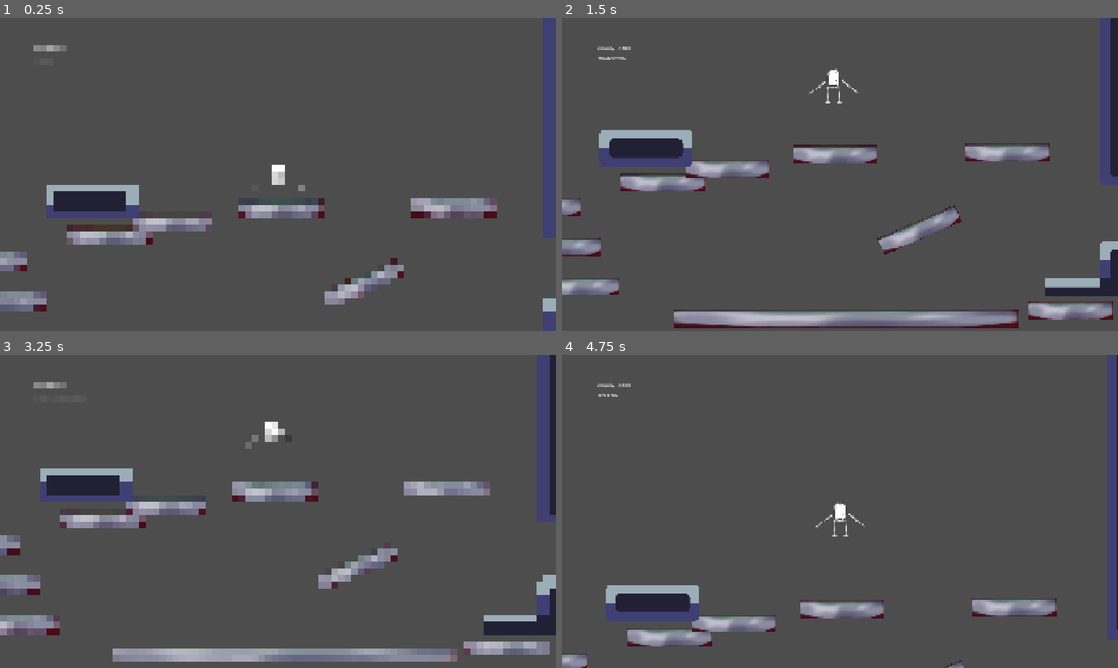
Above: before the commit, frames 1-4 (two rows, left to right).
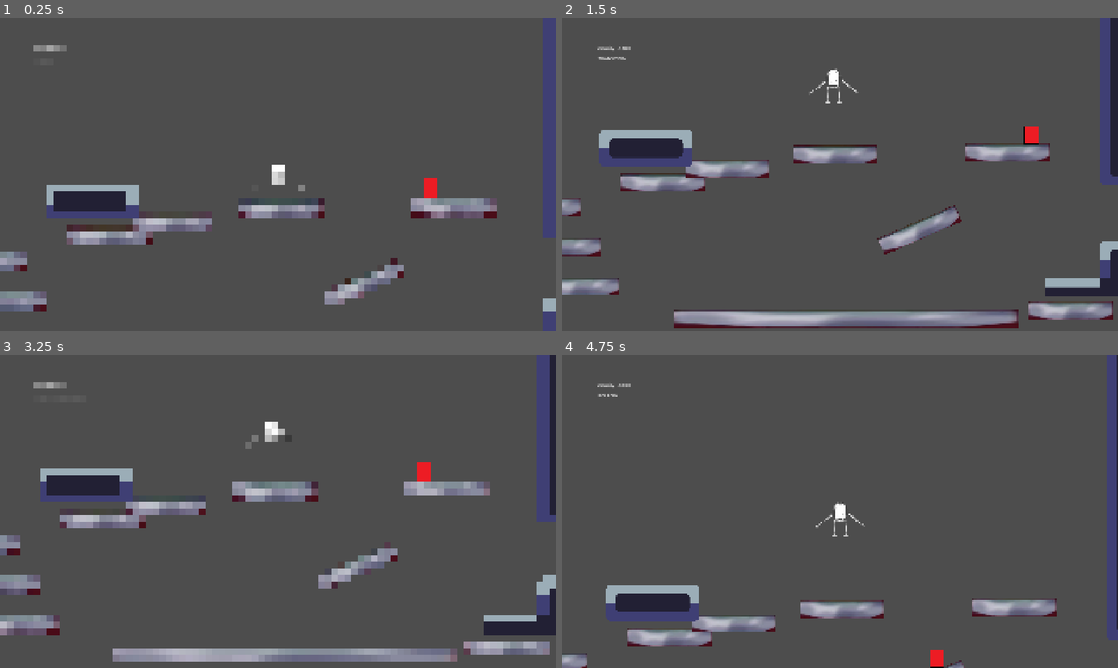
Above: after the commit, the same moments.

Repository: tlghealthy/godot_warmup_jam
Game: Godot game, scene res://scenes/Main.tscn
Same seed, same stepped clock (60 frames per second), same inputs: the game is played once before the commit and once after it.
Inputs:
- Up to frame 1 (0.25 s): no input
- Up to frame 2 (1.5 s): hold E (DebugActionRight) from 0.53 s (still down); tap P (CameraCycle) at 0.6 s; tap Space (PlayerJump) at 0.77 s; tap ` (SwitchWindow) at 1.35 s
- Up to frame 3 (3.25 s): tap Space (PlayerJump) at 1.52, 3.02 s; release E (DebugActionRight) at 2.03 s; hold Q (DebugActionLeft) 2.03-2.78 s; tap P (CameraCycle) at 2.1 s; hold E (DebugActionRight) from 2.78 s (still down); tap ` (SwitchWindow) at 2.85 s
- Up to frame 4 (4.75 s): tap P (CameraCycle) at 3.6 s; tap Space (PlayerJump) at 3.77, 4.52 s; release E (DebugActionRight) at 4.28 s; hold Q (DebugActionLeft) from 4.28 s (still down); tap ` (SwitchWindow) at 4.35 s

The runs differ from the first frame. In frame 1, 0.2% of the frame differs, in the area x 76-79%, y 51-58%; in frame 2, 0.2%, in the area x 83-86%, y 34-41%; in frame 3, 0.2%; in frame 4, 0.1%.
Error before the commit: Parse Error: Cannot infer the type of "to_player" variable because the value doesn't have a set type. (res://scenes/enemy_basic.gd:43)

Commit message:
More fixes

Diff:
--- a/PuerMech/scenes/EnemyBasic.tscn
+++ b/PuerMech/scenes/EnemyBasic.tscn
@@ -1,8 +1,9 @@
-[gd_scene load_steps=7 format=3]
+[gd_scene load_steps=7 format=3 uid="uid://bikslbogvuoua"]
 
-[ext_resource type="Script" path="res://scenes/enemy_basic.gd" id="1"]
-[ext_resource type="Script" path="res://scripts/health.gd" id="2"]
-[ext_resource type="Script" path="res://scripts/health_bar.gd" id="3"]
+[ext_resource type="Script" uid="uid://csosf0fqm81y2" path="res://scenes/enemy_basic.gd" id="1"]
+[ext_resource type="Script" uid="uid://bd7rtuknbkhdf" path="res://scripts/health.gd" id="2"]
+[ext_resource type="Script" uid="uid://putfjdg6lymq" path="res://scripts/health_bar.gd" id="3"]
+[ext_resource type="Texture2D" uid="uid://dsu6qxb740yvo" path="res://art/enemy.png" id="3_5ya5a"]
 [ext_resource type="PackedScene" path="res://scenes/Projectile.tscn" id="4"]
 
 [sub_resource type="RectangleShape2D" id="RectangleShape2D_ebase"]
@@ -15,10 +16,17 @@
 [node name="CollisionShape2D" type="CollisionShape2D" parent="."]
 shape = SubResource("RectangleShape2D_ebase")
 
+[node name="Sprite2D" type="Sprite2D" parent="CollisionShape2D"]
+position = Vector2(-0.500001, 0.999996)
+scale = Vector2(0.108407, 0.158025)
+texture = ExtResource("3_5ya5a")
+
 [node name="Health" type="Node" parent="."]
 script = ExtResource("2")
 
 [node name="HealthBar" type="Control" parent="."]
+layout_mode = 3
+anchors_preset = 0
 script = ExtResource("3")
 health_path = NodePath("../Health")
 
--- a/PuerMech/scenes/enemy_basic.gd
+++ b/PuerMech/scenes/enemy_basic.gd
@@ -11,7 +11,7 @@
 var patrol_dir: int = 1
 var shoot_timer: float = 0.0
 
-@onready var health = $Health
+@onready var health: Node = $Health
 @onready var muzzle_left: Node2D = $MuzzleLeft
 @onready var muzzle_right: Node2D = $MuzzleRight
 
@@ -36,22 +36,23 @@
 func _shoot() -> void:
 	if projectile_scene == null:
 		return
-	var target_dir := Vector2.RIGHT * patrol_dir
+	var target_dir: Vector2 = Vector2.RIGHT * patrol_dir
 	if face_player:
-		var player := get_tree().get_first_node_in_group("player")
-		if player and player is Node2D:
-			var to_player := (player.global_position - global_position).normalized()
-			if to_player.length() > 0:
+		var player_node: Node2D = get_tree().get_first_node_in_group("player") as Node2D
+		if player_node:
+			var to_player: Vector2 = (player_node.global_position - global_position).normalized()
+			if to_player != Vector2.ZERO:
 				target_dir = to_player
-	var spawn := muzzle_right if target_dir.x >= 0 else muzzle_left
-	var p: Area2D = projectile_scene.instantiate()
-	p.global_position = spawn.global_position if spawn else global_position
-	if p.has_method("set"):
-		pass
-	if p.has_variable("direction"):
-		p.direction = target_dir
-	elif p.has_method("set_direction"):
-		p.set_direction(target_dir)
+	var spawn_pos: Vector2 = global_position
+	if target_dir.x >= 0.0 and is_instance_valid(muzzle_right):
+		spawn_pos = muzzle_right.global_position
+	elif is_instance_valid(muzzle_left):
+		spawn_pos = muzzle_left.global_position
+	var p = projectile_scene.instantiate()
+	if p is Node2D:
+		p.global_position = spawn_pos
+	# Set projectile direction dynamically (scripted property on the projectile)
+	p.set("direction", target_dir)
 	get_tree().current_scene.add_child(p)
 
 func _on_died() -> void:
--- a/PuerMech/scenes/main.gd
+++ b/PuerMech/scenes/main.gd
@@ -131,5 +131,6 @@
 		DisplayServer.window_set_position(screen_pos)
 
 
-func _on_exit_to_room_2_body_entered(body: Node2D) -> void:
+
+func _on_exit_to_room_2_body_entered(_body: Node2D) -> void:
 	_move_camera_right()
--- a/PuerMech/scenes/screen_camera.gd
+++ b/PuerMech/scenes/screen_camera.gd
@@ -1,14 +1,14 @@
 extends Camera2D
 
 var SCREEN_SIZE: Vector2 = Vector2i(1920,1080)
-var camera_xy: Vector2 = Vector2(1920,1080)/2
+var camera_xy: Vector2 = Vector2(1920.0,1080.0)/2.0
 var busy: bool = false
 
 func _ready() -> void:
 	global_position = camera_xy
 	pass
 
-func _process(delta: float) -> void:
+func _process(_delta: float) -> void:
 	pass
 
 # gradually move camera by offset
--- a/PuerMech/scripts/projectile.gd
+++ b/PuerMech/scripts/projectile.gd
@@ -19,9 +19,9 @@
 		collision_mask = mask
 	body_entered.connect(_on_body_entered)
 
-func _physics_process(delta: float) -> void:
-	global_position += direction * speed * delta
-	time_alive += delta
+func _physics_process(_delta: float) -> void:
+	global_position += direction * speed * _delta
+	time_alive += _delta
 	if time_alive >= lifetime:
 		queue_free()
 
Not shown: 1 places in PuerMech/scenes/Main.tscn that only renumber resources
